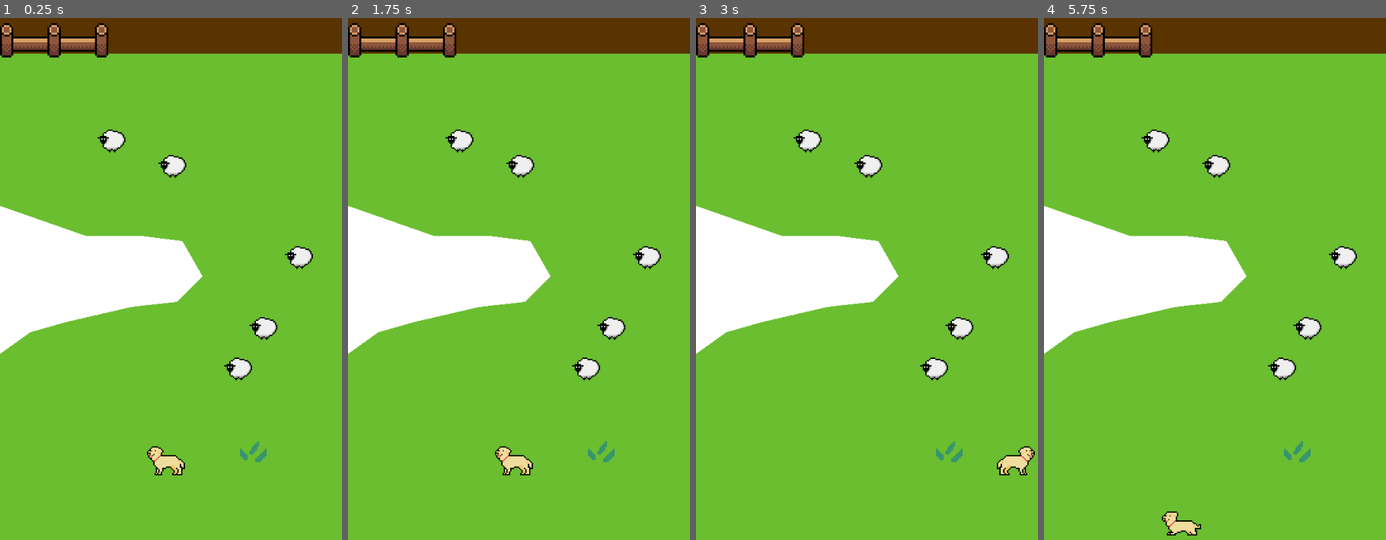
Above: before the commit, frames 1-4 (left to right).
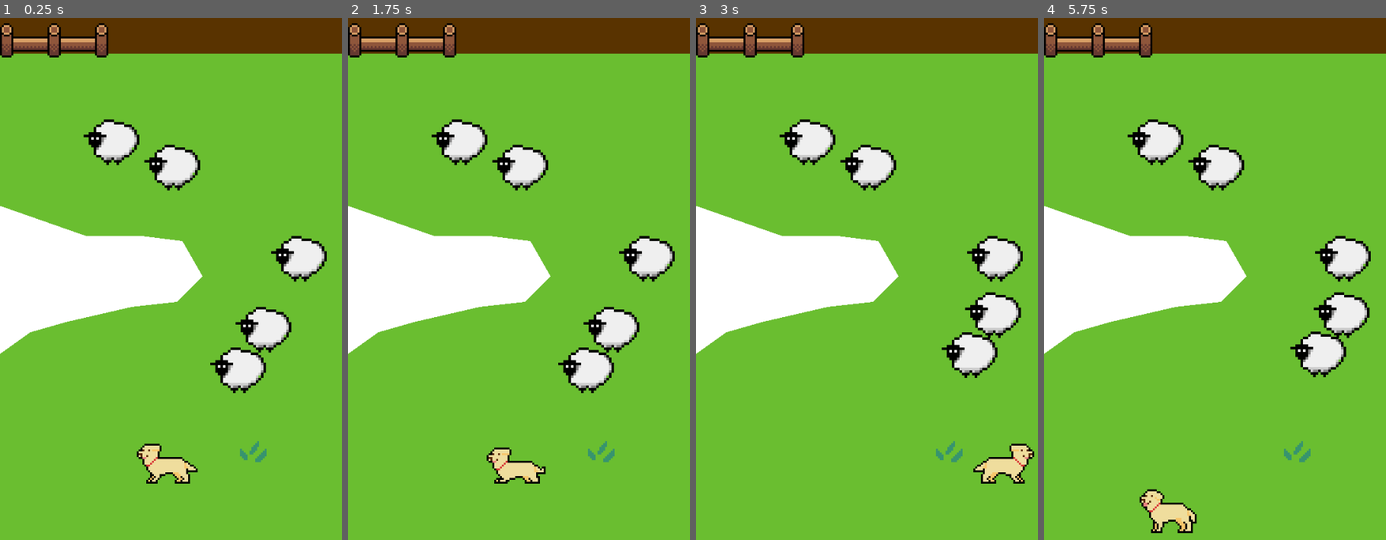
Above: after the commit, the same moments.

Repository: tonydamage/gazda-business
Game: Godot game, scene res://level/debug.tscn
The game is run twice, just before and just after one commit, with the same random seed, the same clock (stepped at 60 frames per second) and the same inputs. The project has no main scene, so this scene is started directly.
Inputs (mouse positions are in pixels of both pictures, inside the frame that each line leads up to):
- Up to frame 1 (0.25 s): no input
- Up to frame 2 (1.75 s): drag from (515, 456) to (outside the picture) at 0.52 s; drag from (450, 268) to (outside the picture) at 1.27 s
- Up to frame 3 (3 s): move the mouse to (901, 101) at 2.02 s; press the mouse at (901, 101) at 2.03 s; hold Right (move_right) 2.03-2.75 s; release the mouse at (901, 101) at 2.75 s; drag from (849, 357) to (1014, 456) at 2.77 s
- Up to frame 4 (5.75 s): move the mouse to (1317, 325) at 3.52 s; press the mouse at (1317, 325) at 3.53 s; hold Left (move_left) 3.53-4.25 s; release the mouse at (1317, 325) at 4.25 s; drag from (1112, 143) to (1163, 85) at 4.27 s; move the mouse to (1232, 237) at 5.02 s; press the mouse at (1232, 237) at 5.03 s; hold Down (move_down) from 5.03 s (still down)

The runs differ from the first frame. In frame 1, 4.7% of the frame differs, in the area x 24-96%, y 19-90%; in frame 2, 4.8%; in frame 3, 5.4%; in frame 4, 5.7%, in the area x 24-96%, y 19-100%.

Commit message:
dog animations

Diff:
--- a/assets/dog.tscn
+++ b/assets/dog.tscn
@@ -3,6 +3,7 @@
 [ext_resource type="Script" path="res://scripts/dog.gd" id="1_nj7g0"]
 [ext_resource type="Texture2D" uid="uid://crjxbk4upcq5p" path="res://art/dogoanimationidle-Sheet.png" id="3_75qpg"]
 [ext_resource type="Script" path="res://assets/Dragable.gd" id="3_pie8h"]
+[ext_resource type="Texture2D" uid="uid://cklye22secvly" path="res://art/doggy/nana.png" id="3_quv67"]
 
 [sub_resource type="AtlasTexture" id="AtlasTexture_yu4if"]
 atlas = ExtResource("3_75qpg")
@@ -35,10 +36,6 @@
 [sub_resource type="AtlasTexture" id="AtlasTexture_rn6vw"]
 atlas = ExtResource("3_75qpg")
 region = Rect2(0, 0, 32, 32)
-
-[sub_resource type="AtlasTexture" id="AtlasTexture_mohgp"]
-atlas = ExtResource("3_75qpg")
-region = Rect2(96, 0, 32, 32)
 
 [sub_resource type="SpriteFrames" id="SpriteFrames_pgn6h"]
 animations = [{
@@ -73,7 +70,7 @@
 "texture": SubResource("AtlasTexture_rn6vw")
 }, {
 "duration": 1.0,
-"texture": SubResource("AtlasTexture_mohgp")
+"texture": ExtResource("3_quv67")
 }],
 "loop": true,
 "name": &"walk",
@@ -97,13 +94,14 @@
 metadata/_edit_group_ = true
 
 [node name="AnimatedSprite2D" type="AnimatedSprite2D" parent="."]
-scale = Vector2(2, 2)
+scale = Vector2(3, 3)
 sprite_frames = SubResource("SpriteFrames_pgn6h")
-animation = &"idle"
+animation = &"walk"
+autoplay = "idle"
 
 [node name="DogCollider" type="CollisionShape2D" parent="."]
 rotation = 1.5708
-scale = Vector2(2, 2)
+scale = Vector2(3, 3)
 shape = SubResource("CircleShape2D_x0d8a")
 
 [node name="SheepCollider" type="CharacterBody2D" parent="."]
@@ -111,6 +109,7 @@
 collision_mask = 0
 
 [node name="Collider" type="CollisionShape2D" parent="SheepCollider"]
+scale = Vector2(1.5, 1.5)
 shape = SubResource("CircleShape2D_r2kcd")
 debug_color = Color(0.701961, 0.454902, 0.494118, 0.419608)
 
@@ -120,6 +119,7 @@
 script = ExtResource("3_pie8h")
 
 [node name="CollisionShape2D" type="CollisionShape2D" parent="Dragable"]
+scale = Vector2(1.5, 1.5)
 shape = SubResource("CircleShape2D_3d0m8")
 
 [connection signal="input_event" from="Dragable" to="Dragable" method="_on_input_event"]
--- a/assets/sheep.tscn
+++ b/assets/sheep.tscn
@@ -28,10 +28,11 @@
 
 [node name="Sprite" type="AnimatedSprite2D" parent="."]
 texture_filter = 1
-scale = Vector2(2, 2)
+scale = Vector2(4, 4)
 sprite_frames = SubResource("SpriteFrames_yxvdi")
 
 [node name="BaseCollision" type="CollisionShape2D" parent="."]
+scale = Vector2(2, 2)
 shape = SubResource("CircleShape2D_yetbv")
 
 [connection signal="body_entered" from="." to="." method="_on_body_entered"]
--- a/scripts/dog.gd
+++ b/scripts/dog.gd
@@ -23,12 +23,12 @@
 	if velocity.length() > 0:
 		velocity = velocity.normalized() * speed
 		$AnimatedSprite2D.play()
-	else:
-		$AnimatedSprite2D.stop()
 
 	if velocity.x != 0:
 		$AnimatedSprite2D.animation = "walk"
 		$AnimatedSprite2D.flip_v = false
 		$AnimatedSprite2D.flip_h = velocity.x > 0
+	if velocity.length() == 0:
+		$AnimatedSprite2D.animation = "idle"
 
 	move_and_slide()
